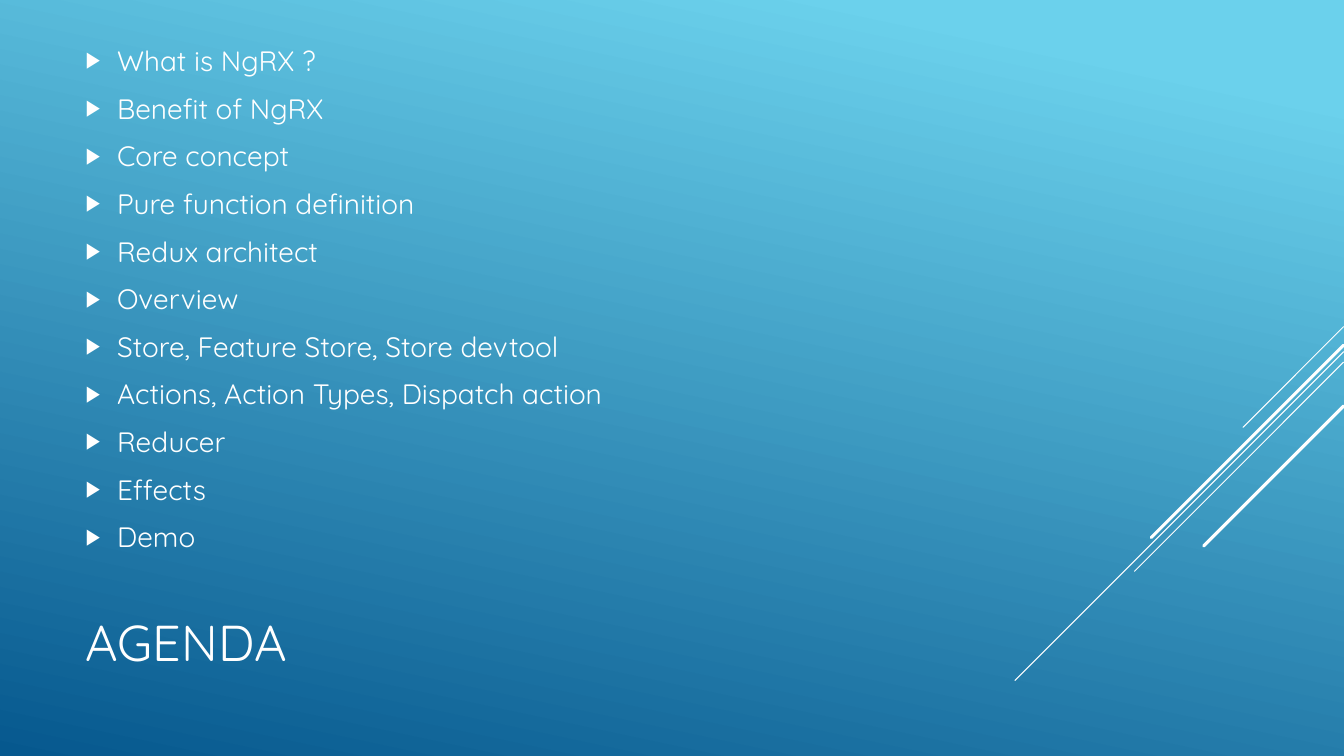
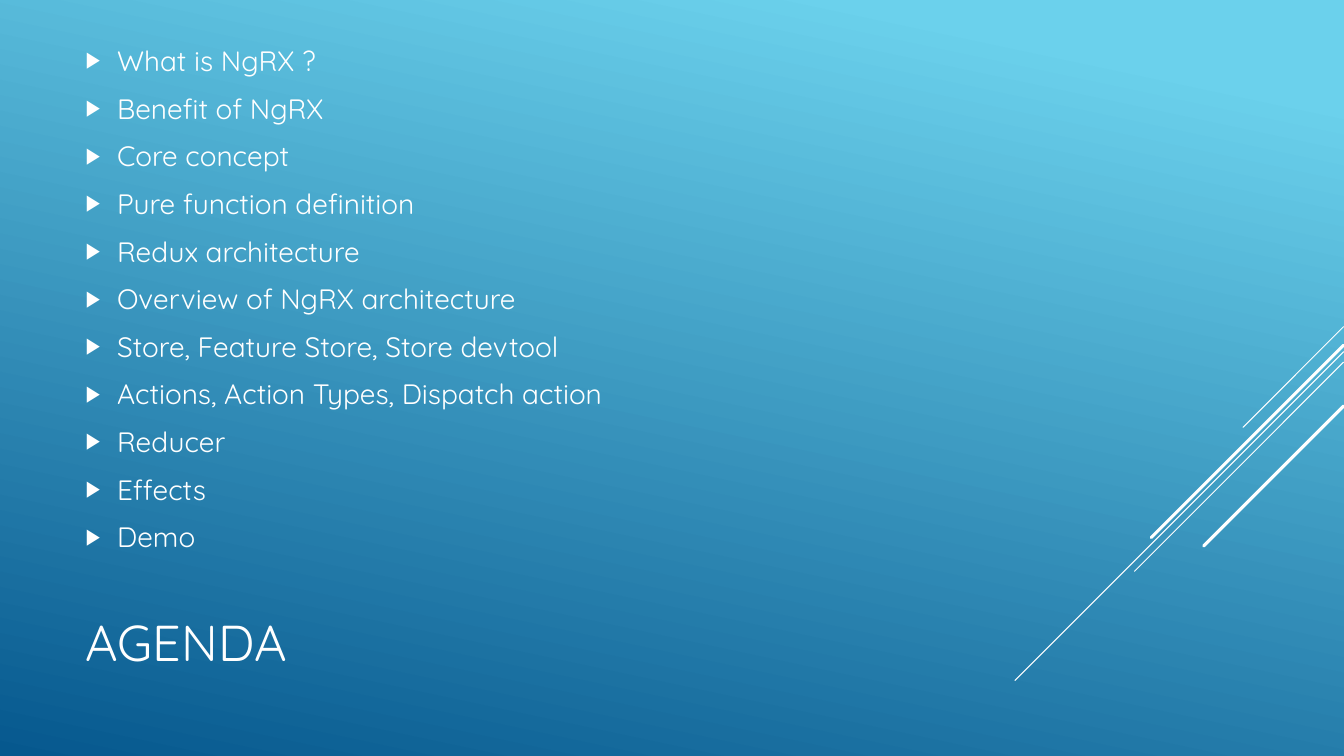
Before and after one commit to ngohungphuc/Presentation, a slide deck: slide 2 of NgRx/Ngrx.pptx. Drawn at 1344x756 pixels with LibreOffice and Linux fonts; fonts in the diff are those of the drawing. Boxes give left, top, right and bottom in pixels: in the first picture for what was removed or moved away, otherwise in the second. Text is boxed around its words. In the diff, an @@ line names an element or a change of style, - is before the commit and + after.

```diff
--- a/NgRx/Ngrx.pptx
+++ b/NgRx/Ngrx.pptx
@@ text at (x1=117, y1=241, x2=516, y2=315): text changed @@
-▶ Redux architect
-▶ Overview
+▶ Redux architecture
+▶ Overview of NgRX architecture
```
Also in this commit, not shown: 4 other slides changed, 2 slides added, 2 slides removed.
